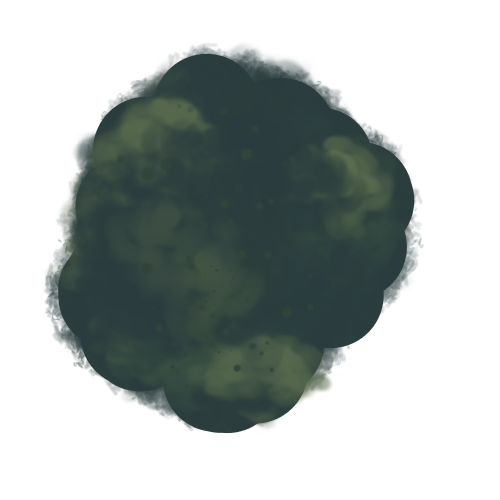
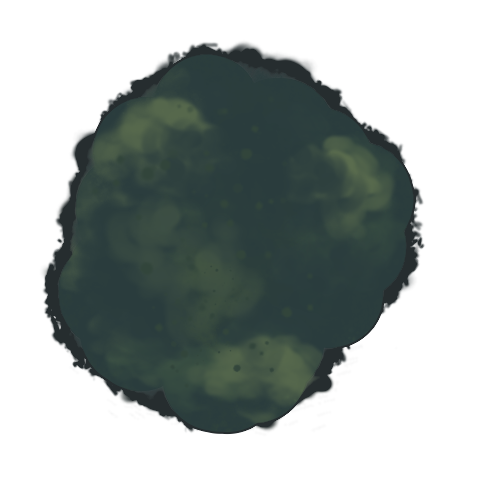
Two versions of the same layered image (500px x 500px). Layer-by-layer changes:
painted on "Calque de dessin 1" over (40, 40, 426, 436)
